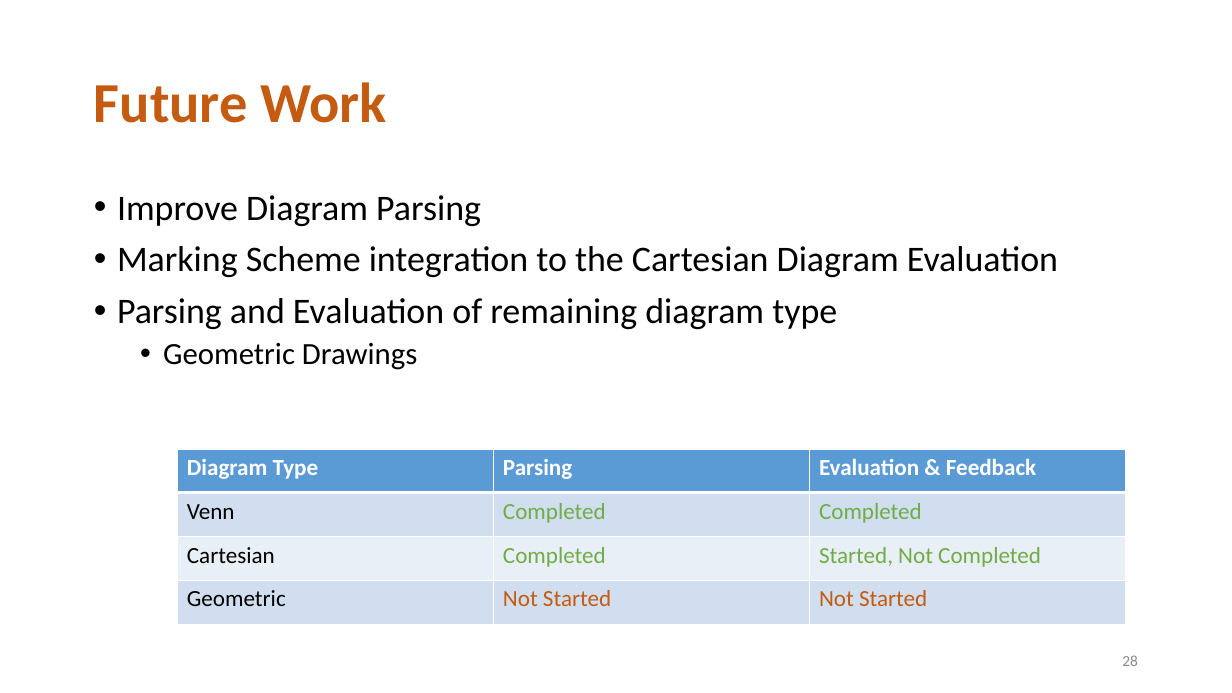
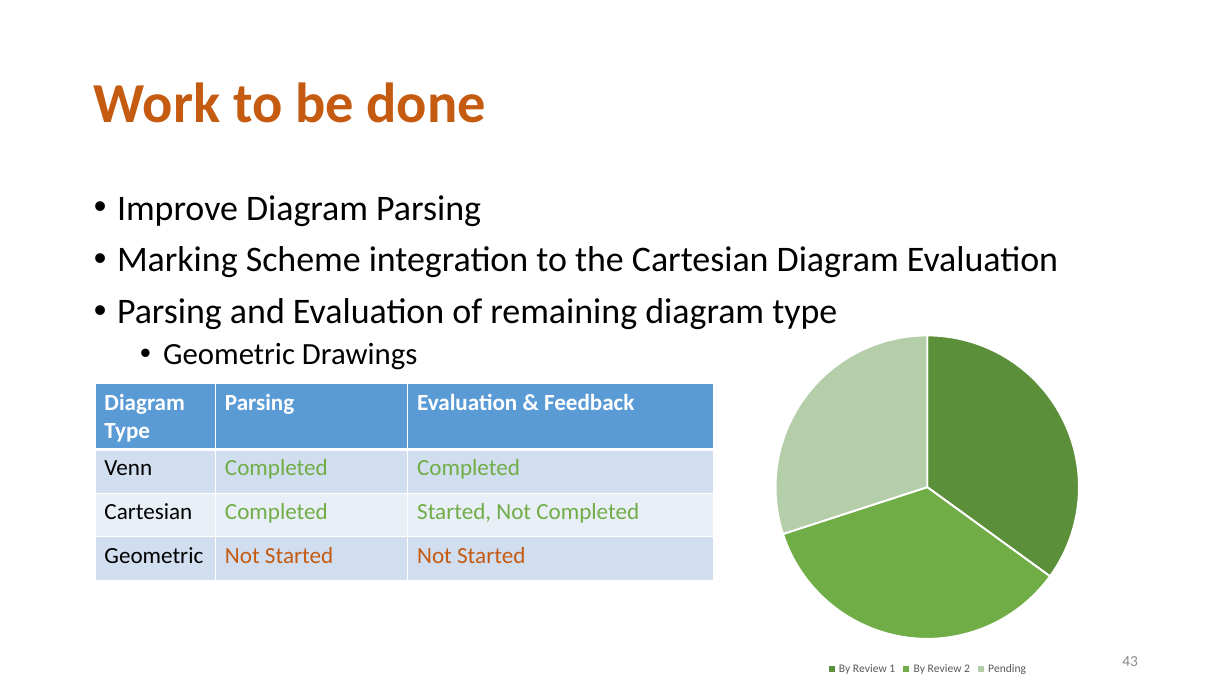
Before and after one commit to diunuge/Paper---Automatic-Assessment-of-Student-Answers-Consisting-of-Venn-and-Euler-Diagrams, a slide deck: slide 43 of MSc review/2/MSC review.pptx (slide 28 before the commit). Drawn at 1232x693 pixels with LibreOffice and Linux fonts; fonts in the diff are those of the drawing; background and template pictures are left out. Boxes give left, top, right and bottom in pixels: in the first picture for what was removed or moved away, otherwise in the second. Text is boxed around its words. In the diff, an @@ line names an element or a change of style, - is before the commit and + after.

```diff
--- a/MSc review/2/MSC review.pptx
+++ b/MSc review/2/MSC review.pptx
@@ title at (94,82,486,123): text changed @@
-Future Work
+Work to be done
@@ pie chart added at (647,323,1208,679) @@
+categories: By Review 1, By Review 2, Pending
+Series 1: 35, 35, 30
@@ table: place and size @@
-table at (177,449,1126,624)
+table at (95,384,714,579)
@@ page number at (1122,656,1138,666): text changed @@
-28
+43
```
Also in this commit, not shown: 13 other slides changed, 24 slides added, 7 slides removed, 6 other files.
